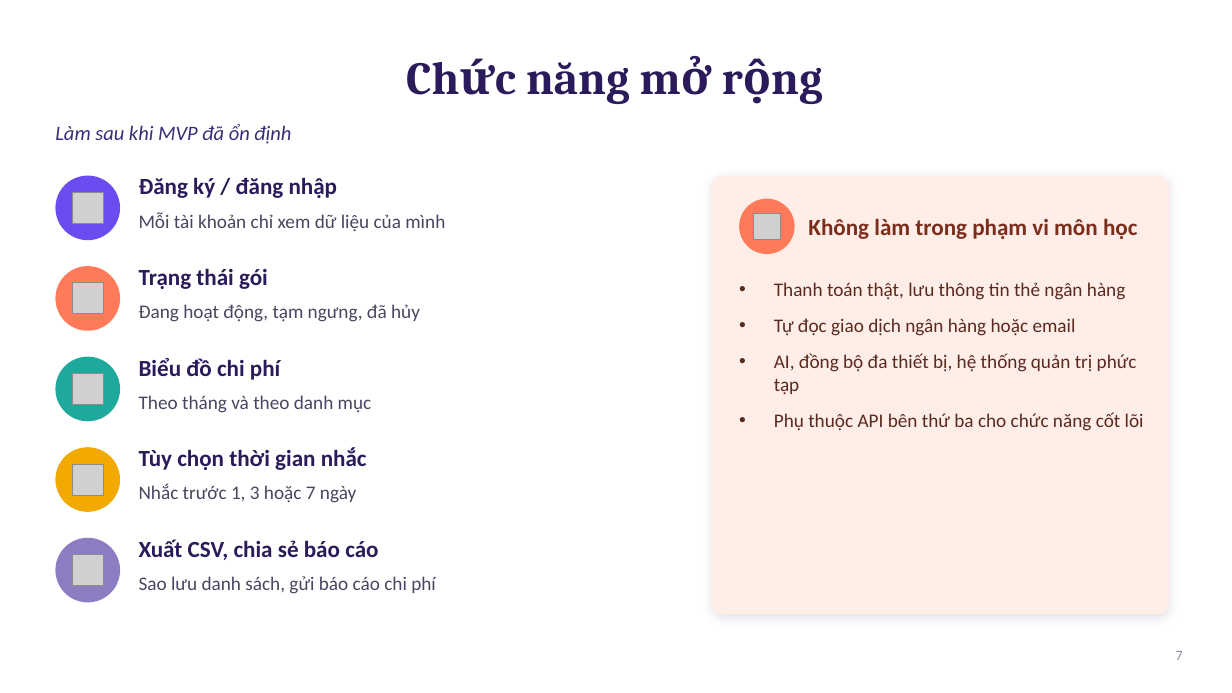
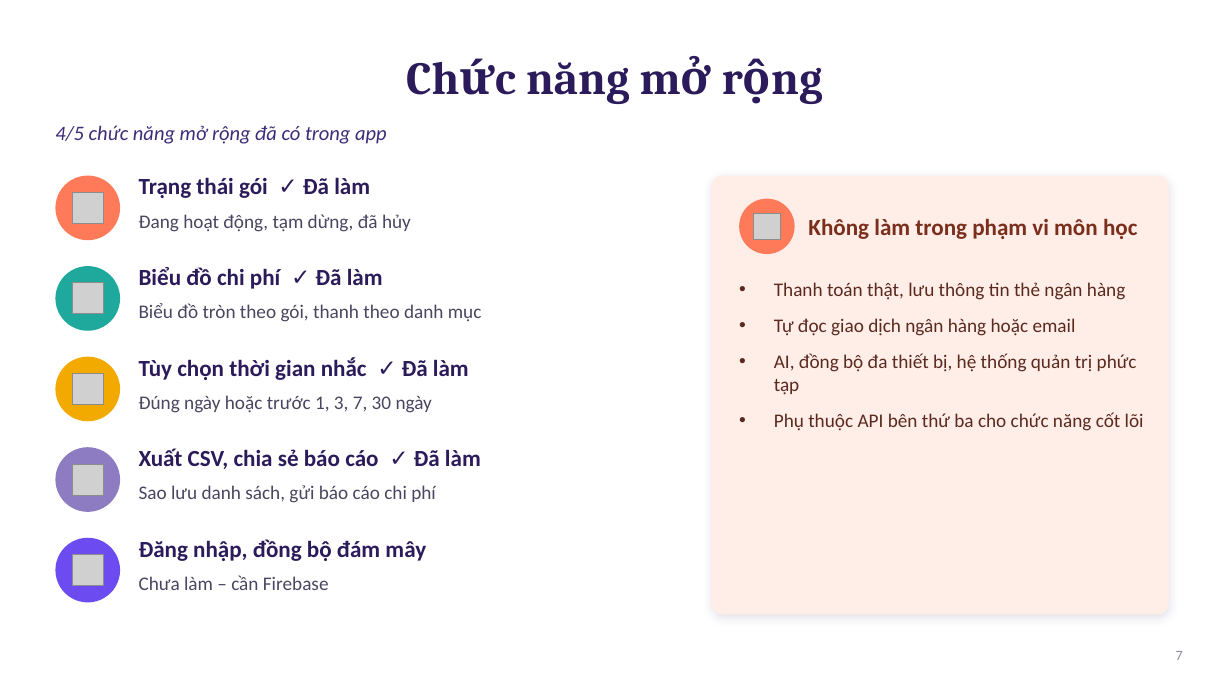
Before and after one commit to nkhhieu123/ltdd, a slide deck: slide 7 of docs/SubTrack_GioiThieuDeTai.pptx. Drawn at 1232x693 pixels with LibreOffice and Linux fonts; fonts in the diff are those of the drawing; grey boxes stand for pictures. Boxes give left, top, right and bottom in pixels: in the first picture for what was removed or moved away, otherwise in the second. Text is boxed around its words. In the diff, an @@ line names an element or a change of style, - is before the commit and + after.

Commit message:
Cập nhật slide và tài liệu Use Case cho khớp với app: Kotlin/Compose/SQLite, Use Case mới, đặc tả đúng luồng, sửa thông tin khảo sát

```diff
--- a/docs/SubTrack_GioiThieuDeTai.pptx
+++ b/docs/SubTrack_GioiThieuDeTai.pptx
@@ text at (55,125,387,144): text changed @@
-Làm sau khi MVP đã ổn định
+4/5 chức năng mở rộng đã có trong app
@@ ellipse at (55,176,120,240): fill #6C4CF1 to #FF7A59 @@
@@ text at (139,177,370,198): text changed @@
-Đăng ký / đăng nhập
+Trạng thái gói ✓ Đã làm
@@ text at (139,214,411,232): text changed @@
-Mỗi tài khoản chỉ xem dữ liệu của mình
+Đang hoạt động, tạm dừng, đã hủy
@@ ellipse at (55,266,120,331): fill #FF7A59 to #1FA99C @@
@@ text at (139,267,383,289): text changed @@
-Trạng thái gói
+Biểu đồ chi phí ✓ Đã làm
@@ text at (139,303,482,322): text changed @@
-Đang hoạt động, tạm ngưng, đã hủy
+Biểu đồ tròn theo gói, thanh theo danh mục
@@ ellipse at (55,357,120,421): fill #1FA99C to #F2A900 @@
@@ text at (139,357,469,380): text changed @@
-Biểu đồ chi phí
+Tùy chọn thời gian nhắc ✓ Đã làm
@@ text at (139,395,432,413): text changed @@
-Theo tháng và theo danh mục
+Đúng ngày hoặc trước 1, 3, 7, 30 ngày
@@ ellipse at (55,447,120,512): fill #F2A900 to #8E7CC3 @@
@@ text at (139,448,481,469): text changed @@
-Tùy chọn thời gian nhắc
+Xuất CSV, chia sẻ báo cáo ✓ Đã làm
@@ text "Sao lưu danh sách, gửi ...": place and size @@
-text "Sao lưu danh sách, gửi ..." at (139,576,436,594)
+text "Sao lưu danh sách, gửi ..." at (139,485,436,503)
@@ text removed at (139,483,356,503) @@
-Nhắc trước 1, 3 hoặc 7 ngày
@@ ellipse at (55,538,120,603): fill #8E7CC3 to #6C4CF1 @@
@@ text at (139,539,426,561): text changed @@
-Xuất CSV, chia sẻ báo cáo
+Đăng nhập, đồng bộ đám mây
@@ text added at (139,575,329,590), 15 pt, text #4A4560 @@
+Chưa làm – cần Firebase
```
Also in this commit, not shown: 6 other slides changed, 1 other file.
